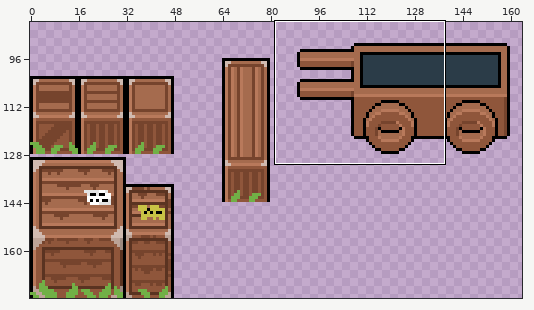
Two states of a pixel-art file, Shroomfall/entity/world-object/outsider/container.aseprite. The first picture is a wide view before the edit; the outline marks the close-up.
Close-up. Old version:
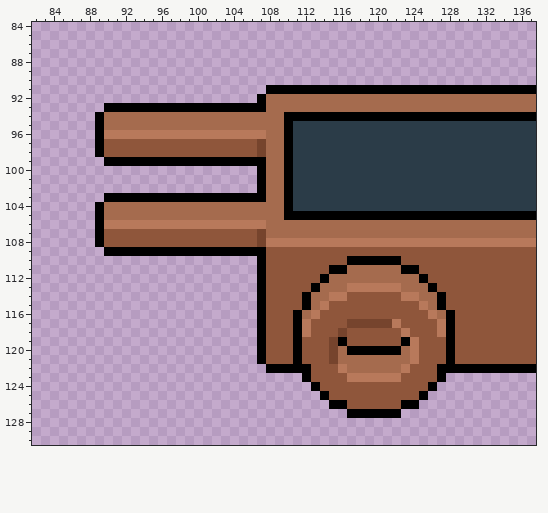
176x176 pixels, 1 frame. Shown: x 82..137, y 84..130. The wide view leaves out empty margins.
Once edited:
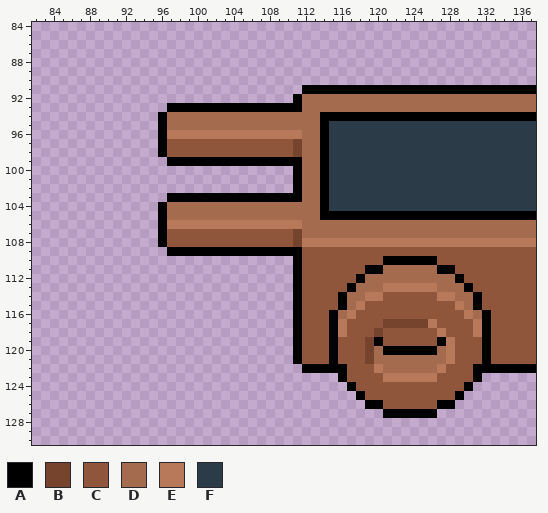
Palette (. is transparent): A #000000  B #76442d  C #8f563b  D #a56b4e  E #b8795b  F #2b3c48
Diff:
y 91: x 108..111 AAAA -> ....
y 92: x 107..111 ADDDD -> ....A
y 93: x 90..96 AAAAAAA -> .......; x 108..111 DDDD -> AAAA
y 94: x 89..96 ADDDDDDD -> .......A; x 110..113 AAAA -> DDDD
y 95: x 89..96 ADDDDDDD -> .......A; x 110..114 AFFFF -> DDDDA
y 96: x 89..96 AEEEEEEE -> .......A; x 108..114 DDAFFFF -> EEEEDDA
y 97..98: x 89..96 ACCCCCCC -> .......A; x 107..114 BDDAFFFF -> CCCCBDDA
y 99: x 90..96 AAAAAAA -> .......; x 108..109 DD -> AA; x 111..114 FFFF -> ADDA
y 100..102: x 107..114 ADDAFFFF -> ....ADDA
y 103: x 90..96 AAAAAAA -> .......; x 108..109 DD -> AA; x 111..114 FFFF -> ADDA
y 104: x 89..96 ADDDDDDD -> .......A; x 110..114 AFFFF -> DDDDA
y 105: x 89..96 ADDDDDDD -> .......A; x 110..113 AAAA -> DDDD
y 106: x 89..96 AEEEEEEE -> .......A; x 108..111 DDDD -> EEEE
y 107: x 89..96 ACCCCCCC -> .......A; x 107..111 BDDDD -> CCCCB
y 108: x 89..96 ACCCCCCC -> .......A; x 107..111 BEEEE -> CCCCB
y 109: x 90..96 AAAAAAA -> .......; x 108..111 CCCC -> AAAA
y 110: x 107..111 ACCCC -> ....A; x 117..120 AAAA -> CCCC; x 123..126 CCCC -> AAAA
y 111: x 107..111 ACCCC -> ....A; x 115..120 AADDDD -> CCCCAA; x 123..128 AACCCC -> DDDDAA
y 112: x 107..111 ACCCC -> ....A; x 114..118 ADDDD -> CCCCA; x 125..129 ACCCC -> DDDDA
y 113: x 107..111 ACCCC -> ....A; x 113..120 ADDDEEEE -> CCCCADDD; x 123..130 DDDACCCC -> EEEEDDDA
y 114: x 107..120 ACCCCADDEECCCC -> ....ACCCCADDEE; x 123..131 EEDDACCCC -> CCCCEEDDA
y 115: x 107..114 ACCCCADE -> ....ACCC; x 116..118 CCC -> ADE; x 125..127 EDA -> CCC; x 129..131 CCC -> EDA
y 116: x 107..110 ACCC -> ....; x 112..113 DE -> CC; x 115..117 CCC -> ADE; x 126..128 EDA -> CCC; x 130..132 CCC -> EDA
y 117: x 107..110 ACCC -> ....; x 112 E -> C; x 115..120 CCBBBB -> AECCCC; x 122..128 ECCCCEA -> BBBBECC; x 131..132 CC -> EA
y 118: x 107..110 ACCC -> ....; x 112 E -> C; x 115..116 CB -> AE; x 120 C -> B; x 123 E -> C; x 128 A -> C; x 131..132 CC -> EA
y 119: x 107..110 ACCC -> ....; x 115..116 BA -> AC; x 119..120 CC -> BA; x 123..124 AE -> CC; x 127..128 CA -> AE; x 132 C -> A
y 120: x 107..110 ACCC -> ....; x 115..120 BDAAAA -> ACCCBD; x 123..128 DECCCA -> AAAADE; x 132 C -> A
y 121: x 107..110 ACCC -> ....; x 115..119 BDDDD -> ACCCB; x 124..128 ECCCA -> DDDDE; x 132 C -> A
y 122: x 108..111 AAAA -> ....; x 113..120 CCCEDDDD -> AAAACCCE; x 123..130 ECCCAAAA -> DDDDECCC
y 123: x 112..120 ACCCCEEEE -> ....ACCCC; x 123..131 CCCCA.... -> EEEECCCCA
y 124: x 113..117 ACCCC -> ....A; x 126..130 A.... -> CCCCA
y 125: x 114..118 ACCCC -> ....A; x 125..129 A.... -> CCCCA
y 126: x 115..120 AACCCC -> ....AA; x 123..128 AA.... -> CCCCAA
y 127: x 117..120 AAAA -> ....; x 123..126 .... -> AAAA
Changed places in both close-ups, as pixel boxes (x1, y1, x2, y2):
changed: (257, 85, 491, 418)
changed: (95, 103, 167, 256)
